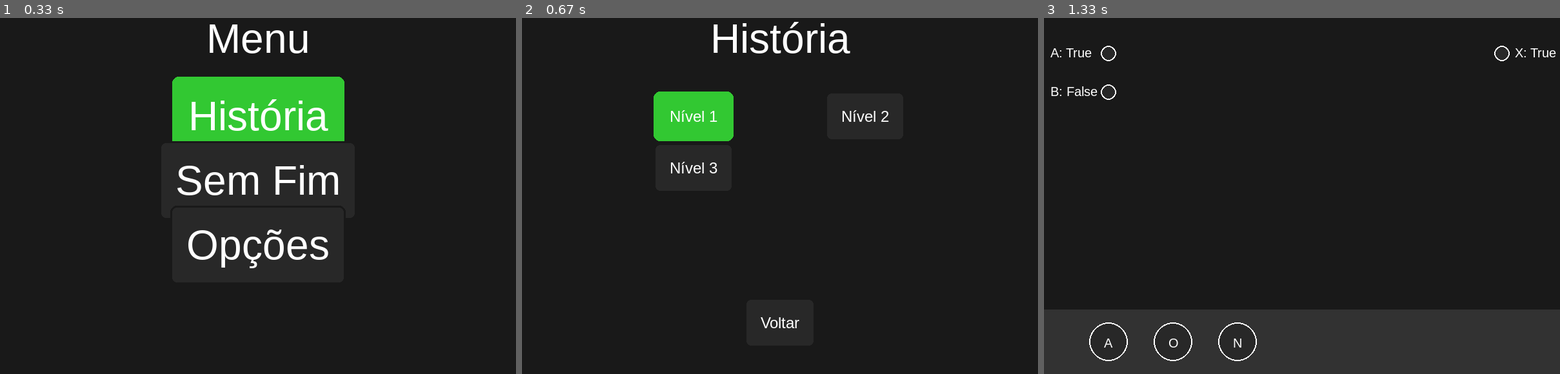
Above: before the commit, frames 1-3 (left to right).
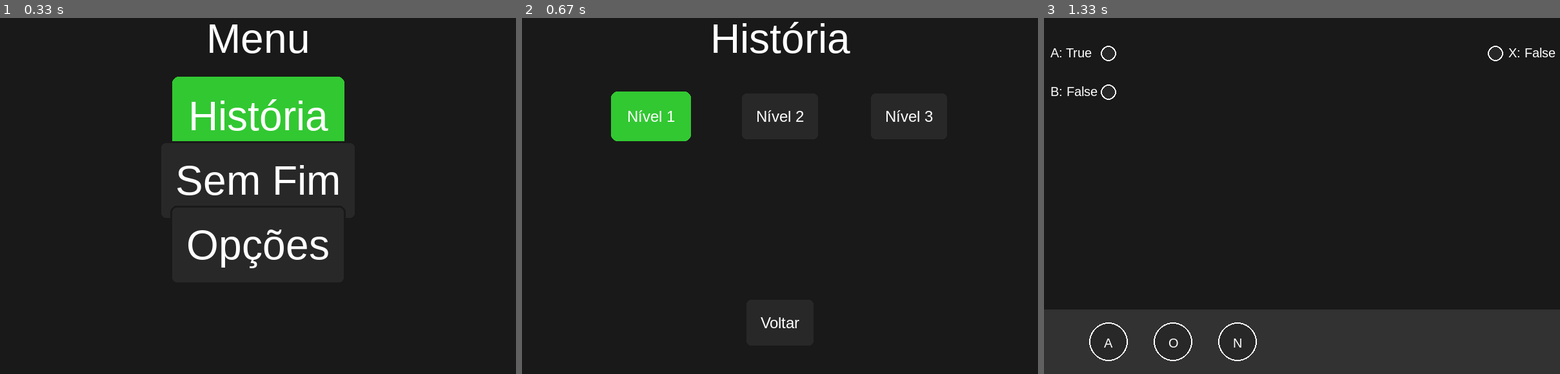
Above: after the commit, the same moments.

Repository: lucaszferreira1/Pygame_LogicGatesGame
Game: pygame game, started from main.py
Two runs of this game, one before a commit and one after it. Both use one fixed random seed, a clock stepped at 60 frames per second and the inputs below.
Inputs (mouse positions are in pixels of both pictures, inside the frame that each line leads up to):
- Up to frame 1 (0.33 s): no input
- Up to frame 2 (0.67 s): tap Enter at 0.33 s
- Up to frame 3 (1.33 s): press the mouse at (1353, 206) at 0.7 s; move the mouse to (1307, 185) at 0.8 s; release the mouse at (1260, 167) at 0.93 s; press the mouse at (1353, 206) at 1.03 s; move the mouse to (1358, 188) at 1.13 s; release the mouse at (1363, 167) at 1.27 s

Frame 1 is identical in both runs. In frame 2, 2.8% of the frame differs, in the area x 17-80%, y 20-44%; in frame 3, 0.2%.

Commit message:
Changes to a lot

Diff:
--- a/logic.py
+++ b/logic.py
@@ -7,26 +7,18 @@
 wire_color_false = (100, 100, 100)
 
 class Gate:
-    def __init__(self, gate_type: str, input_labels: List[str], output_label: str, position: Tuple[int,int], font, color: Tuple[int,int,int]):
+    def __init__(self, gate_type: str, input_labels: List[str], output_label: str, position: Tuple[int,int], font, color: Tuple[int,int,int], values = [False]):
         self.type = gate_type.upper()
         self.input_labels = input_labels
         self.output_label = output_label
         self.position = position
         self.font = font
         self.color = color
+        self.values = values
         self.radius = 30
 
     def copy(self):
         return Gate(gate_type=self.type, input_labels=self.input_labels[:], output_label=self.output_label, position=self.position, font=self.font, color=self.color)
-
-    def evaluate(self, inputs: List[bool]) -> bool:
-        if self.type == 'AND': return inputs[0] and inputs[1]
-        if self.type == 'OR': return inputs[0] or inputs[1]
-        if self.type == 'NOT': return not inputs[0]
-        if self.type == 'XOR': return inputs[0] ^ inputs[1]
-        if self.type == 'NAND': return not (inputs[0] and inputs[1])
-        if self.type == 'NOR': return not (inputs[0] or inputs[1])
-        return False
 
     def draw(self, screen, hover_color, x=-1, y=-1, selected=False):
         if x == -1 and y == -1:
@@ -46,7 +38,6 @@
         # Draw output terminals
         output_positions = self.get_output_positions()
         for i, pos in output_positions:
-            print(f"Output position {i}: {pos}")
             pygame.draw.circle(screen, white, pos, 6)
             pygame.draw.circle(screen, self.color, pos, 3)
 
@@ -71,12 +62,13 @@
         return positions
 
 
-
 class Wire:
-    def __init__(self, from_, to_):
+    def __init__(self, from_, to_ = None, io = "IN", value=False):
         self.from_ = from_
         self.to_ = to_
+        self.io = io
         self.middle_points = []
+        self.value = value
         self.color = wire_color_false
 
     def draw(self, screen, signal):
@@ -91,6 +83,9 @@
             pygame.draw.line(screen, self.color, self.middle_points[-1], to_pos, 5)
         else:
             pygame.draw.line(screen, self.color, from_pos, to_pos, 5)
+
+    def check_x_to_y(self):
+        return True if self.io == "IN" else False
 
 
 class Level:
@@ -108,13 +103,29 @@
         self.gates.append(gate)
 
     def draw(self, screen, width, height, button_bg, button_hover, gate_font):
+        input_positions = self.get_input_terminals()
         for idx, (lab, val) in enumerate(self.inputs.items()):
-            pygame.draw.circle(screen, white, (100, 100 + idx * 60 + 3), 12)
-            pygame.draw.circle(screen, button_bg, (100, 100 + idx * 60 + 3), 10)
-            draw_text(screen, f"{lab}: {val}", (10, 90 + idx * 60), gate_font)
+            pygame.draw.circle(screen, white, input_positions[idx][1], 12)
+            pygame.draw.circle(screen, button_bg, input_positions[idx][1], 10)
+            draw_text(screen, f"{lab}: {val}", (10, input_positions[idx][1][1] - 13), gate_font)
+        output_positions = self.get_output_terminals(width)
         for idx, (lab, val) in enumerate(self.expected.items()):
-            pygame.draw.circle(screen, white, (width - 90, 100 + idx * 60 + 3), 12)
-            pygame.draw.circle(screen, button_bg, (width - 90, 100 + idx * 60 + 3), 10)
-            draw_text(screen, f"{lab}: {val}", (width - 70, 90 + idx * 60), gate_font)
+            pygame.draw.circle(screen, white, output_positions[idx][1], 12)
+            pygame.draw.circle(screen, button_bg, output_positions[idx][1], 10)
+            draw_text(screen, f"{lab}: {val}", (output_positions[idx][1][0] + 20, output_positions[idx][1][1] - 13), gate_font)
         for gate in self.gates:
             gate.draw(screen, button_hover)
+
+    def get_input_terminals(self):
+        positions = []
+        for i in range(len(self.inputs.items())):
+            pos = (100, 100 + i * 60 + 3)
+            positions.append((i, pos))
+        return positions
+
+    def get_output_terminals(self, width):
+        positions = []
+        for i in range(len(self.expected.items())):
+            pos = (width - 100, 100 + i * 60 + 3)
+            positions.append((i, pos))
+        return positions
--- a/main.py
+++ b/main.py
@@ -1,7 +1,7 @@
 import pygame
 import sys
 from ui import Button, draw_text
-from logic import Gate, Level
+from logic import Gate, Wire, Level
 
 # Pygame setup
 pygame.init()
@@ -35,6 +35,7 @@
 def play_level(level):
     palette = [(gt, (100 + i * 100, HEIGHT - 50)) for i, gt in enumerate(level.allowed_gates)]
     dragging = None
+    wiring = None
     offset = (0, 0)
 
     while True:
@@ -57,7 +58,7 @@
             if e.type == pygame.QUIT:
                 pygame.quit(); sys.exit()
             elif e.type == pygame.MOUSEBUTTONDOWN:
-                if e.button == 1:
+                if e.button == 1 and not dragging and not wiring:
                     for gt, pos in palette:
                         if (e.pos[0] - pos[0])**2 + (e.pos[1] - pos[1])**2 < 900:
                             new_gate = logic_gates[gt].copy()
@@ -71,10 +72,49 @@
                             dragging = gate
                             offset = (gate.position[0] - e.pos[0], gate.position[1] - e.pos[1])
                             break
+                elif e.button == 3 and not dragging:
+                    clicked = False
+                    for i, pos in level.get_input_terminals():
+                        if (e.pos[0] - pos[0])**2 + (e.pos[1] - pos[1])**2 < 12**2:
+                            if not wiring:
+                                wiring = Wire(level.inputs[i])
+                            elif wiring.check_i_to_o():
+                                wiring.to_ = level.inputs[i]
+                            clicked = True
+                            break
+                    if not clicked:
+                        for i, pos in level.get_output_terminals(WIDTH):
+                            if (e.pos[0] - pos[0])**2 + (e.pos[1] - pos[1])**2 < 12**2:
+                                if not wiring:
+                                    wiring = Wire(None, level.expected[i], "OUT")
+                                elif wiring.check_x_to_y():
+                                    wiring.to_ = level.expected[i]
+                                clicked = True
+                                break
+                    if not clicked:
+                        for gate in level.gates:
+                            input_terminals = gate.get_input_positions()
+                            for i, pos in input_terminals:
+                                if (e.pos[0] - pos[0])**2 + (e.pos[1] - pos[1])**2 < 8**2:
+                                    # Código pra fio
+                                    clicked = True
+                                    break
+                            if clicked:
+                                break
+                            output_terminals = gate.get_output_positions()
+                            for i, pos in output_terminals:
+                                if (e.pos[0] - pos[0])**2 + (e.pos[1] - pos[1])**2 < 8**2:
+                                    # Código pra fio
+                                    clicked = True
+                                    break
+                            if clicked:
+                                break
+                    #l
             elif e.type == pygame.MOUSEBUTTONUP:
-                if dragging and dragging.position[1] > HEIGHT - 100:
-                    level.gates.remove(dragging)
-                dragging = None
+                if e.button == 1:
+                    if dragging and dragging.position[1] > HEIGHT - 100:
+                        level.gates.remove(dragging)
+                    dragging = None
             elif e.type == pygame.KEYDOWN:
                 if e.key == pygame.K_ESCAPE:
                     return
@@ -83,13 +123,13 @@
 
 
 def history_menu():
-    levels = [Level("Nível 1", {'A': True, 'B': False}, {'X': True}, ['AND', 'OR', 'NOT']),
+    levels = [Level("Nível 1", {'A': True, 'B': False}, {'X': False}, ['AND', 'OR', 'NOT']),
               Level("Nível 2", {'A': False, 'B': False, 'C': True}, {'Y': False}, ['AND', 'NOT', 'OR']),
               Level("Nível 3", {'A': True, 'B': True}, {'Z': False}, ['XOR', 'NOT'])]
     labels = [lvl.name for lvl in levels]
 
     # Grid
-    columns = 2
+    columns = 3
     x_spacing = WIDTH // (columns + 1)
     y_start = 200
     y_spacing = 80
